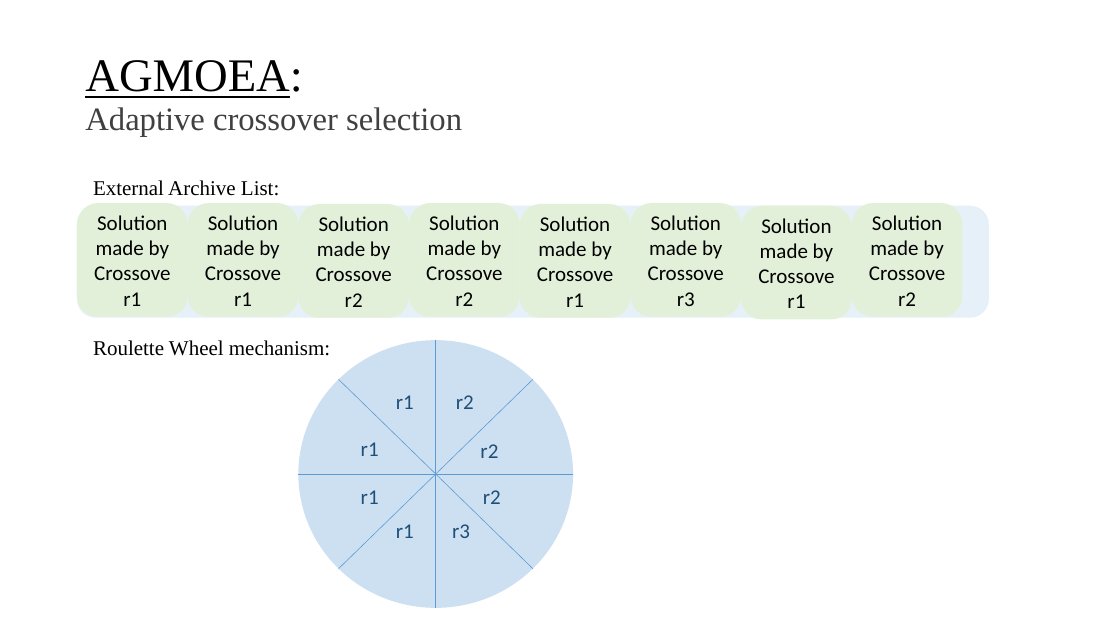
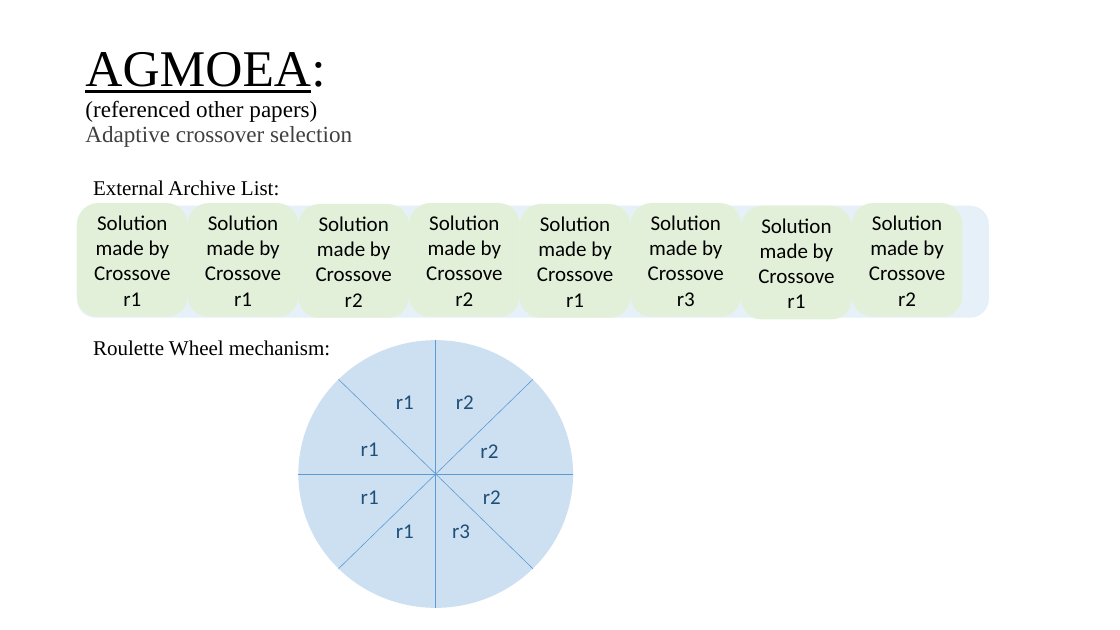
Before and after one commit to itsatefe/Evolutionary-Computing, a slide deck: slide 12 of Final Project/Document/Presentation.pptx. Drawn at 1120x630 pixels with LibreOffice and Linux fonts; fonts in the diff are those of the drawing. Boxes give left, top, right and bottom in pixels: in the first picture for what was removed or moved away, otherwise in the second. Text is boxed around its words. In the diff, an @@ line names an element or a change of style, - is before the commit and + after.

```diff
--- a/Final Project/Document/Presentation.pptx
+++ b/Final Project/Document/Presentation.pptx
@@ title at (85, 52, 352, 147): text changed; size 28 to 19.8 pt; text colour #404040 to #000000 @@
-  AGMOEA:
-  Adaptive crossover selection
+  AGMOEA:
+  (referenced other papers)
+  Adaptive crossover selection
```
Also in this commit, not shown: 6 other slides changed, 7 other files.
